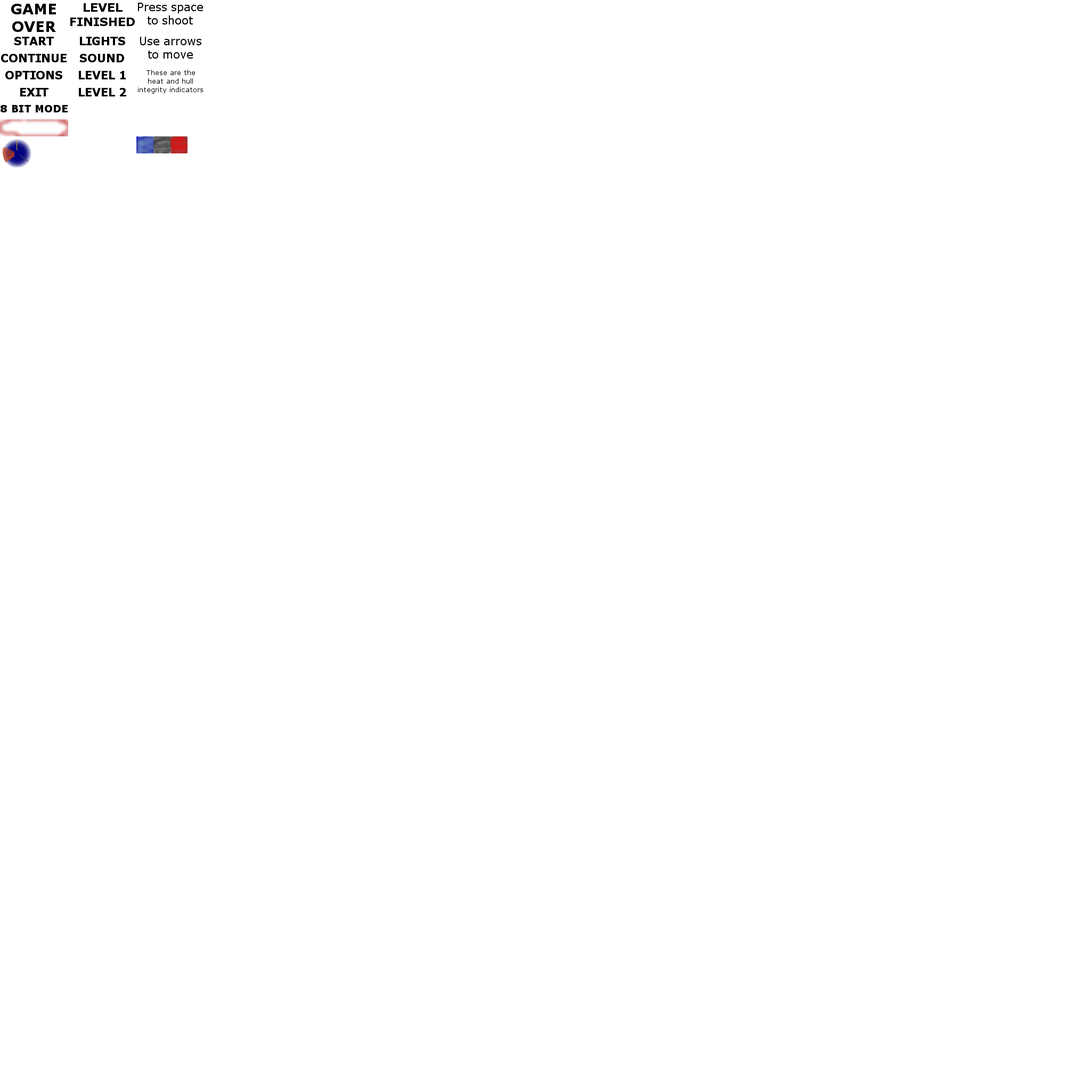
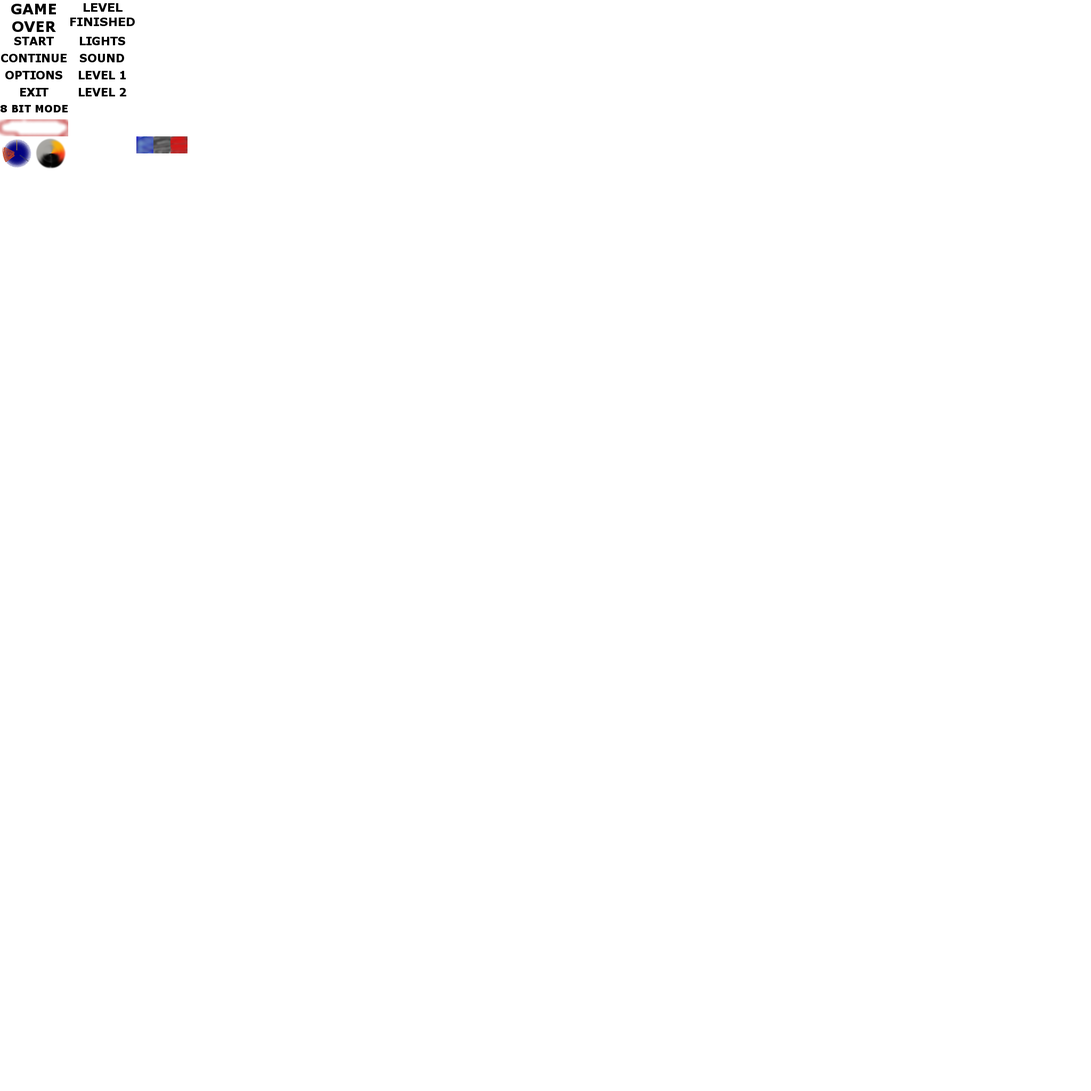
Comparing the layer stacks of the two 1091 x 1091 images. Changes:
added layer "HI" above "LEVEL 2" over [35, 138, 67, 169]
removed layer "These are the heat and hull in..." over [138, 69, 204, 94]
removed layer "Use arrows ..." over [140, 36, 202, 59]
removed layer "Press space ..." over [138, 2, 204, 25]
